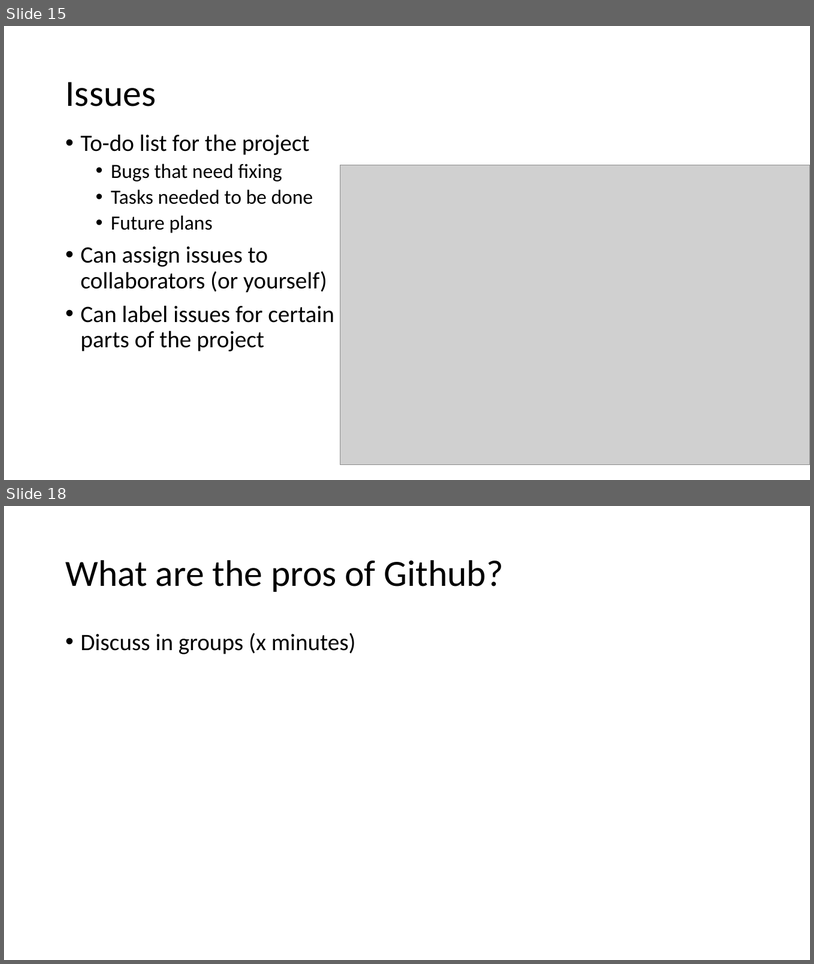
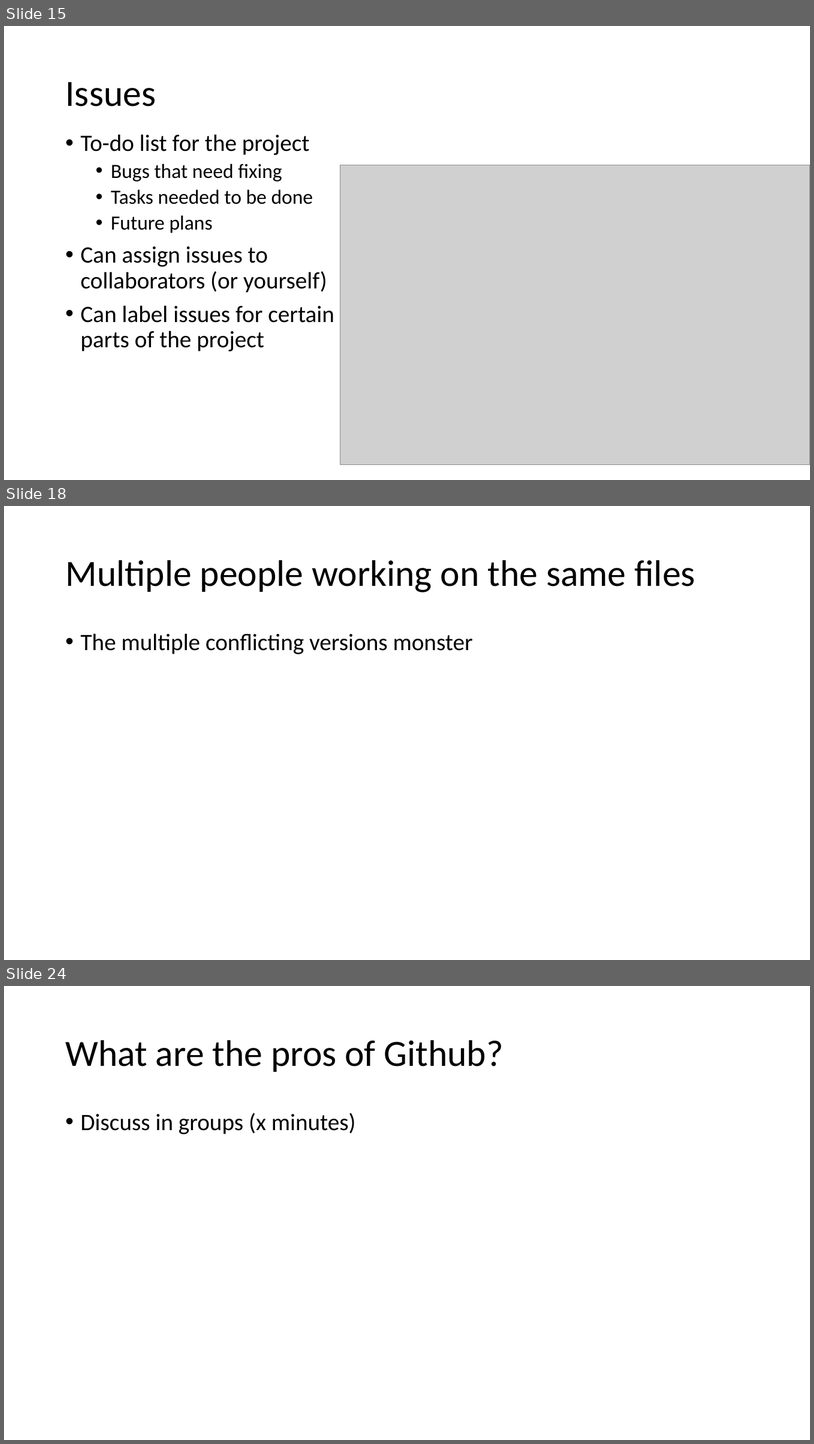
Before and after one commit to ReproducibleQM/n_commandments, a slide deck: pres_deck.pptx. Shown one above the other, each under a label of ours: slides 15 and 18 before the commit, slides 15, 18 and 24 after it; the slides between them are not shown. The pictures are 814x964 and 814x1444 pixels, drawn with LibreOffice and Linux fonts; fonts in the diff are those of the drawing; grey boxes stand for pictures. Boxes give left, top, right and bottom in pixels: in the first picture for what was removed or moved away, otherwise in the second. Text is boxed around its words. In the diff, an @@ line names an element or a change of style, - is before the commit and + after.

```diff
--- a/pres_deck.pptx
+++ b/pres_deck.pptx
@@ slide 18 added at bbox=[4, 506, 810, 960], background #FFFFFF @@
@@ title added at bbox=[65, 560, 695, 592], 44 pt, text #000000 @@
+Multiple people working on the same files
@@ text added at bbox=[81, 633, 473, 654], 28 pt, text #000000 @@
+• The multiple conflicting versions monster
@@ what was slide 18 is now slide 24 @@
```
Also in this commit, not shown: 6 other slides added, 1 slide removed.
